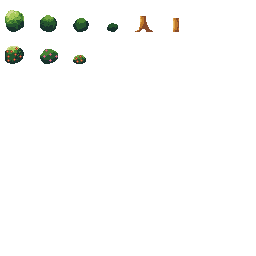
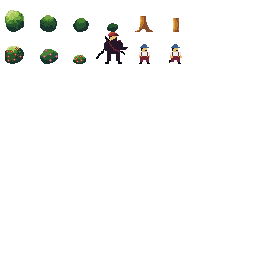
Layer changes from the first 256 × 256 image to the second:
painted on "Background" over box(96, 32, 182, 64)
